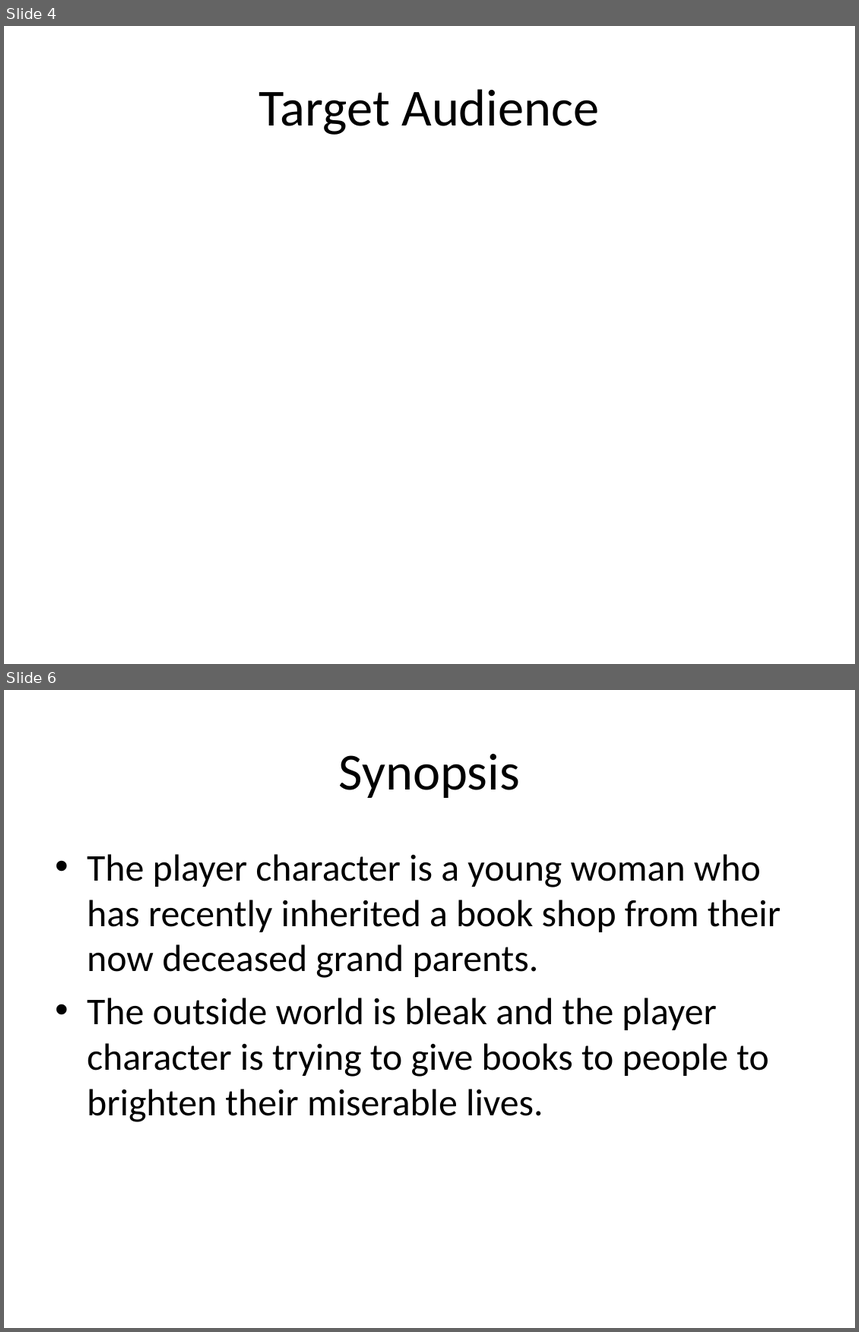
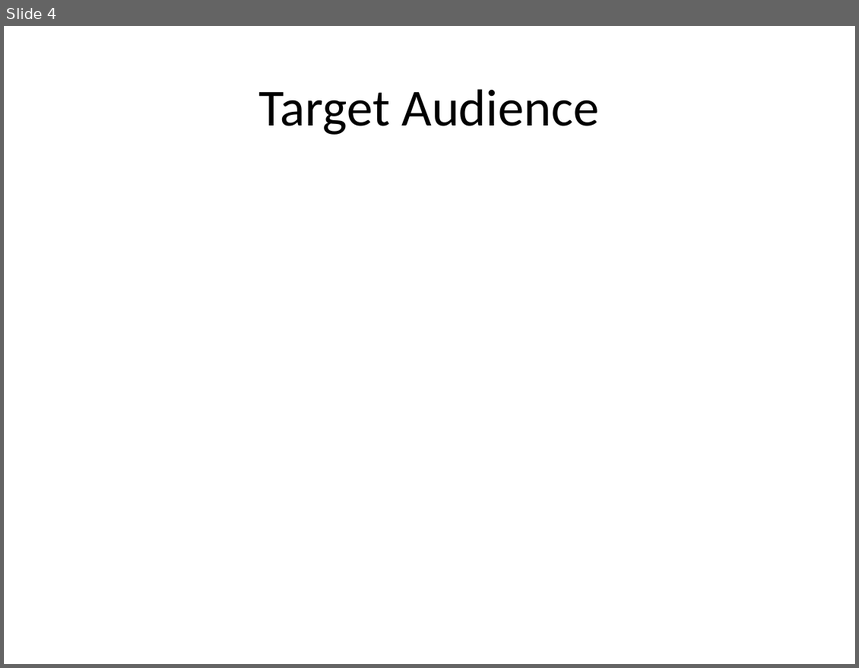
Before and after one commit to UoSGamesGroups/first-semester-lvl4-5-group-7, a slide deck: Powerpoints/Presentation-01-WIP.pptx. Shown one above the other, each under a label of ours: slides 4 and 6 before the commit, slide 4 after it; the slides between them are not shown. The pictures are 859x1332 and 859x668 pixels, drawn with LibreOffice and Linux fonts; fonts in the diff are those of the drawing. Boxes give left, top, right and bottom in pixels: in the first picture for what was removed or moved away, otherwise in the second. Text is boxed around its words. In the diff, an @@ line names an element or a change of style, - is before the commit and + after.

```diff
--- a/Powerpoints/Presentation-01-WIP.pptx
+++ b/Powerpoints/Presentation-01-WIP.pptx
@@ slide 6 removed at box(4, 690, 855, 1328), background #FFFFFF @@
@@ title removed at box(339, 754, 520, 798) @@
-Synopsis
@@ text removed at box(87, 854, 781, 1122) @@
-• The player character is a young woman who has recently inherited a book shop from their now deceased grand parents.
-• The outside world is bleak and the player character is trying to give books to people to brighten their miserable lives.
```
Also in this commit, not shown: 1 slide changed, 3 slides added, 3 other slides removed.
